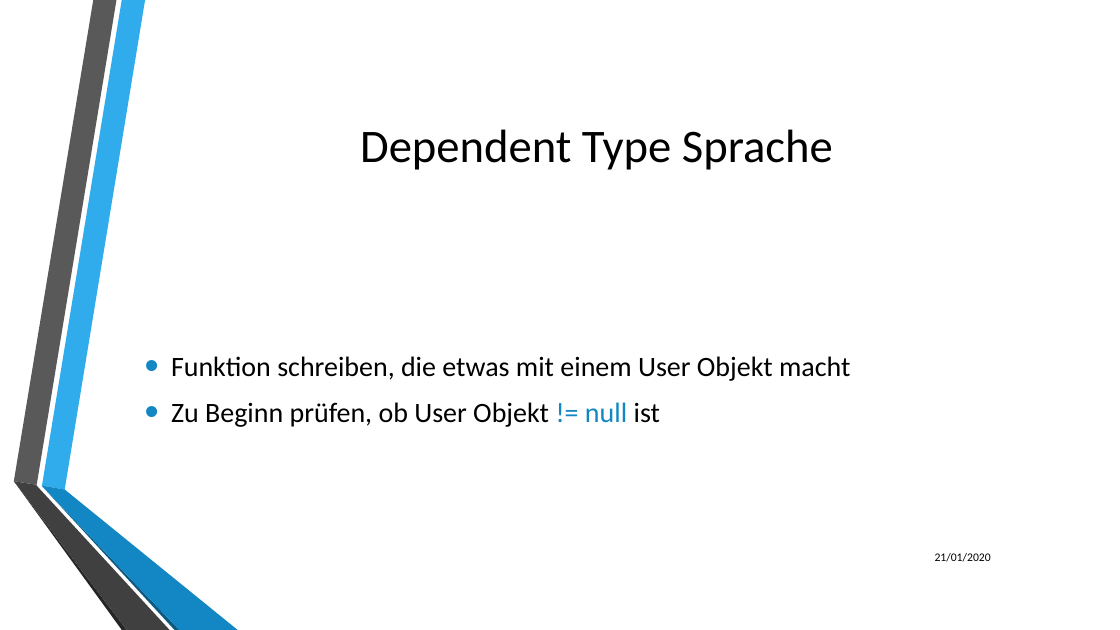
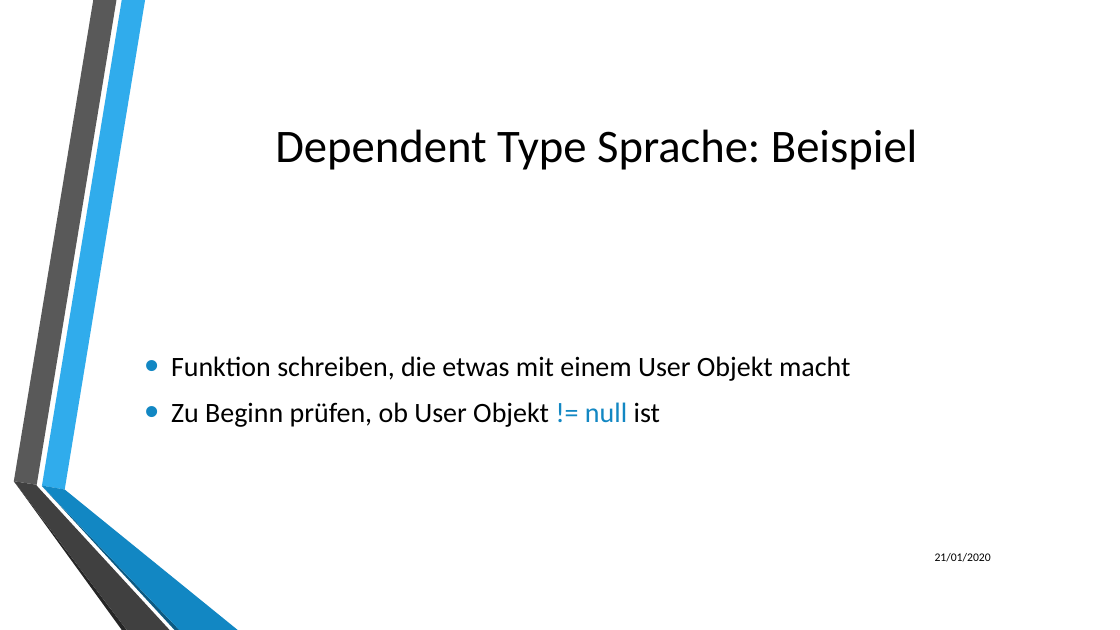
Before and after one commit to LukasKiederle/seminar-coq, a slide deck: slide 12 of final-presentation.pptx. Drawn at 1120x630 pixels with LibreOffice and Linux fonts; fonts in the diff are those of the drawing; background and template pictures are left out. Boxes give left, top, right and bottom in pixels: in the first picture for what was removed or moved away, otherwise in the second. Text is boxed around its words. In the diff, an @@ line names an element or a change of style, - is before the commit and + after.

```diff
--- a/final-presentation.pptx
+++ b/final-presentation.pptx
@@ title at (275,129,917,170): text changed @@
-Dependent Type Sprache
+Dependent Type Sprache: Beispiel
```
Also in this commit, not shown: 11 other slides changed.
